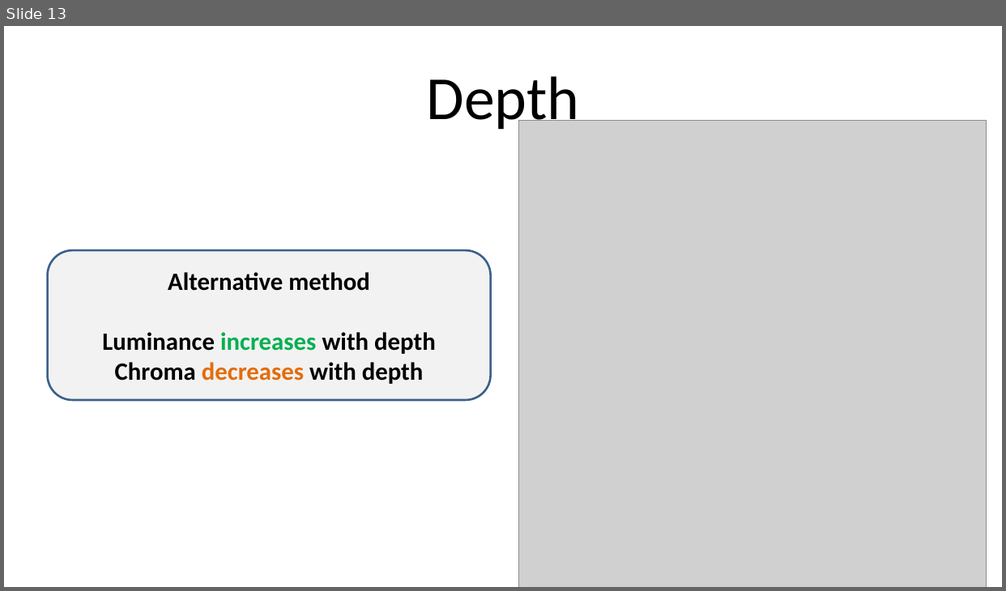
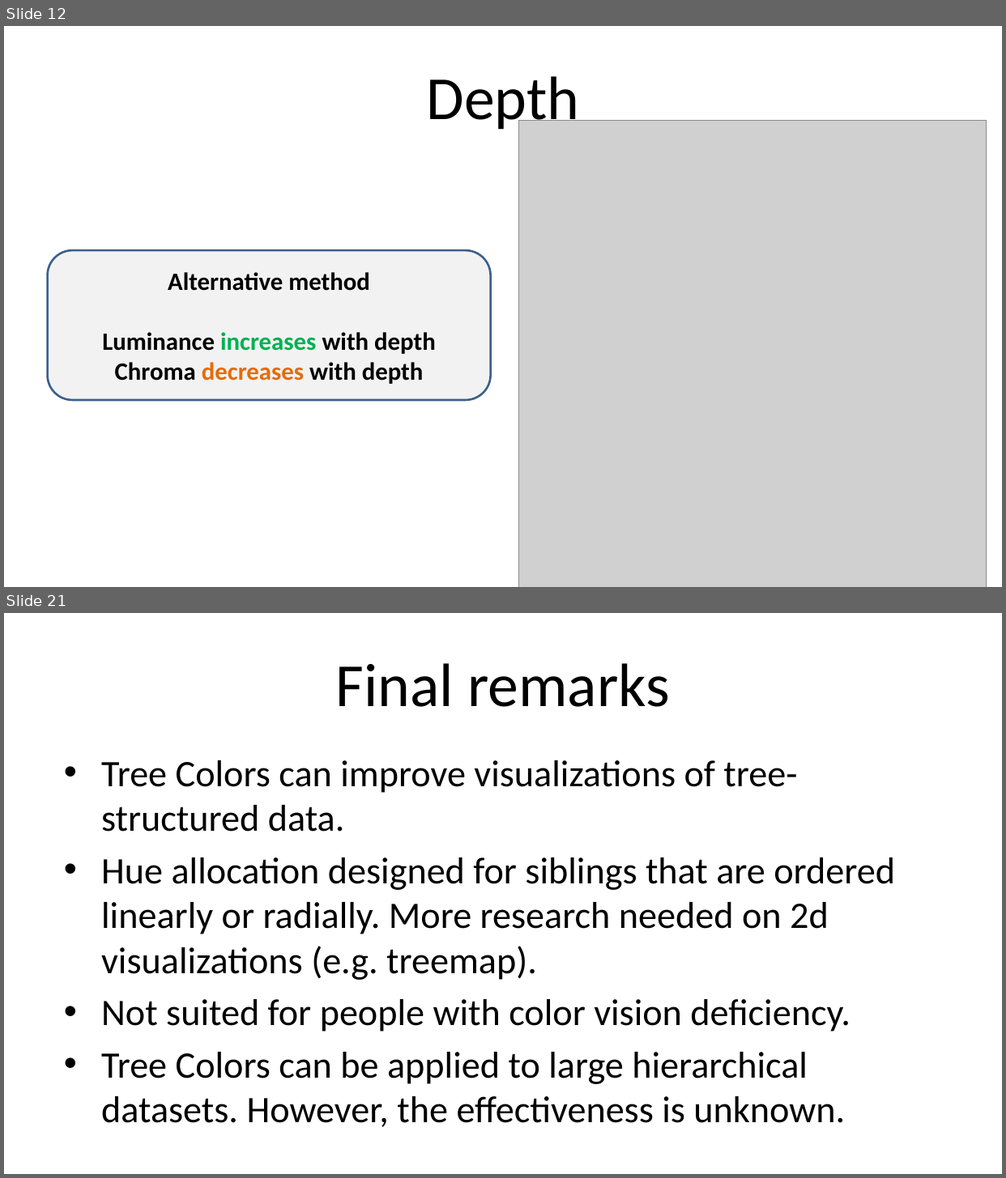
Before and after one commit to mtennekes/hierCols, a slide deck: presentation/TreeColors_pres.pptx. Shown one above the other, each under a label of ours: slide 13 before the commit, slides 12 and 21 after it; the slides between them are not shown. The pictures are 1006x591 and 1006x1178 pixels, drawn with LibreOffice and Linux fonts; fonts in the diff are those of the drawing; grey boxes stand for pictures. Boxes give left, top, right and bottom in pixels: in the first picture for what was removed or moved away, otherwise in the second. Text is boxed around its words. In the diff, an @@ line names an element or a change of style, - is before the commit and + after.

```diff
--- a/presentation/TreeColors_pres.pptx
+++ b/presentation/TreeColors_pres.pptx
@@ slide 21 added at <box>4,613,1002,1174</box>, background #FFFFFF @@
@@ title added at <box>336,663,669,707</box>, 59 pt, text #000000 @@
+Final remarks
@@ text added at <box>101,760,895,1127</box>, 36 pt, text #000000 @@
+• Tree Colors can improve visualizations of tree-structured data.
+• Hue allocation designed for siblings that are ordered linearly or radially. More research needed on 2d visualizations (e.g. treemap).
+• Not suited for people with color vision deficiency.
+• Tree Colors can be applied to large hierarchical datasets. However, the effectiveness is unknown.
@@ what was slide 13 is now slide 12 @@
```
Also in this commit, not shown: 5 slides changed, 7 other slides added, 3 slides removed, 17 other files.
